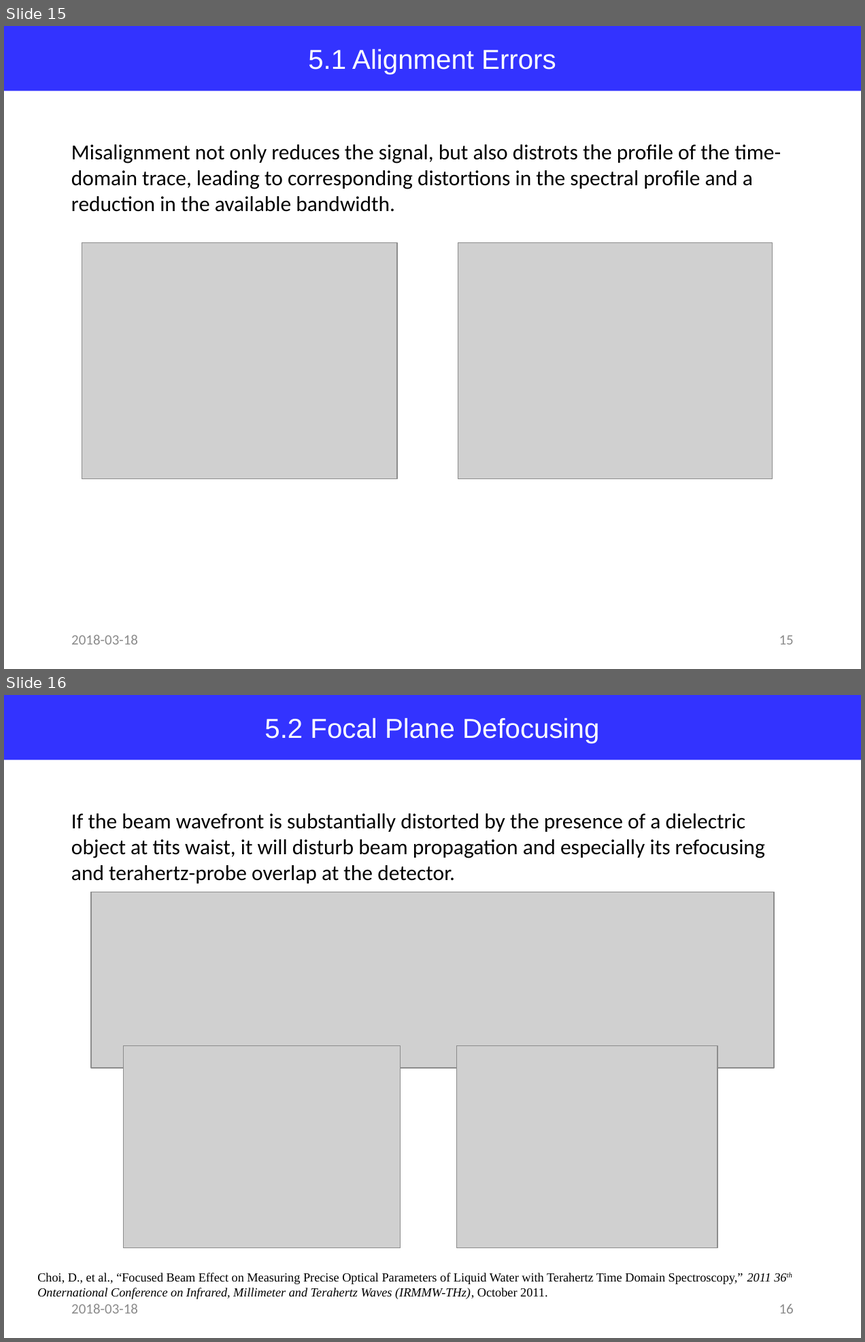
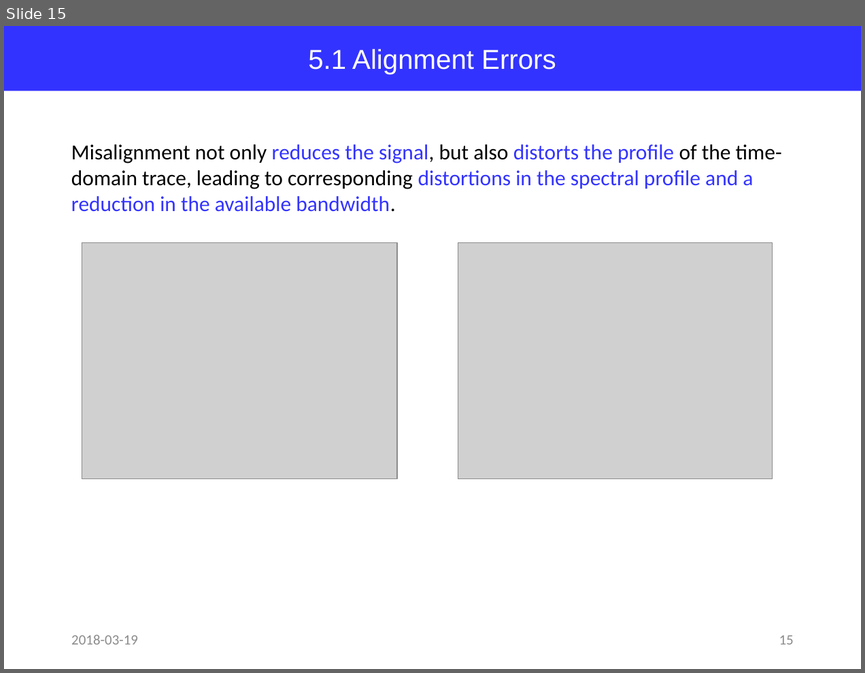
Before and after one commit to jglee96/NBTP_Lab, a slide deck: Terahertz Metrology/Ch3/Terahertz Metrology_Ch3.pptx. Shown one above the other, each under a label of ours: slides 15 and 16 before the commit, slide 15 after it. The pictures are 865x1342 and 865x673 pixels, drawn with LibreOffice and Linux fonts; fonts in the diff are those of the drawing; grey boxes stand for pictures. Boxes give left, top, right and bottom in pixels: in the first picture for what was removed or moved away, otherwise in the second. Text is boxed around its words. In the diff, an @@ line names an element or a change of style, - is before the commit and + after.

```diff
--- a/Terahertz Metrology/Ch3/Terahertz Metrology_Ch3.pptx
+++ b/Terahertz Metrology/Ch3/Terahertz Metrology_Ch3.pptx
@@ slide 16 removed at [4,695,861,1338], background #FFFFFF @@
@@ rectangle removed at [4,695,861,760] @@
-5.2 Focal Plane Defocusing
@@ text removed at [71,813,765,883] @@
-If the beam wavefront is substantially distorted by the presence of a dielectric object at tits waist, it will disturb beam propagation and especially its refocusing and terahertz-probe overlap at the detector.
@@ picture removed at [92,892,774,1068] @@
@@ picture removed at [123,1045,400,1248] @@
@@ picture removed at [456,1045,717,1248] @@
@@ text removed at [37,1272,771,1299] @@
-Choi, D., et al., “Focused Beam Effect on Measuring Precise Optical Parameters of Liquid Water with Terahertz Time Domain Spectroscopy,” 2011 36th Onternational Conference on Infrared, Millimeter and Terahertz Waves (IRMMW-THz), October 2011.
@@ text removed at [71,1304,138,1313] @@
-2018-03-18
@@ page number removed at [779,1304,793,1313] @@
-16
@@ slide 15 changed as well @@
@@ text at [71,144,782,212]: text changed; text colour #000000 to #3333FF @@
-Misalignment not only reduces the signal, but also distrots the profile of the time-domain trace, leading to corresponding distortions in the spectral profile and a reduction in the available bandwidth.
+Misalignment not only reduces the signal, but also distorts the profile of the time-domain trace, leading to corresponding distortions in the spectral profile and a reduction in the available bandwidth.
@@ text at [71,635,138,644]: text changed @@
-2018-03-18
+2018-03-19
```
Also in this commit, not shown: 18 other slides changed, 6 other files.
